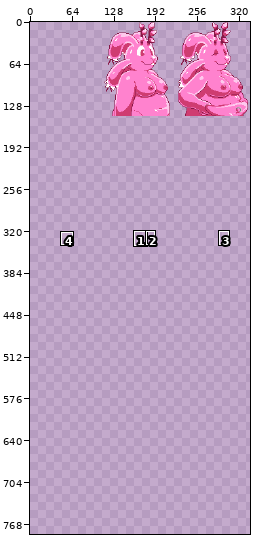
File history of a sprite sheet, assets/images/portraits-cerise.png. The picture above shows the old version from afar; the outline marks the close-up.
Close-up. First the earlier version:
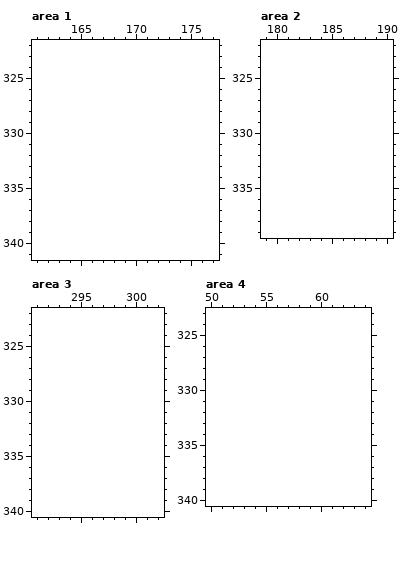
The file is 224x144 pixels. Shown: area 1: x 161..177, y 322..341; area 2: x 179..190, y 322..339; area 3: x 291..302, y 322..340; area 4: x 50..64, y 323..340. The old version is drawn lined up with the new one, on the new canvas. The wide view leaves out empty margins. The commit also changed other parts of the picture, which this record leaves out.
After the commit:
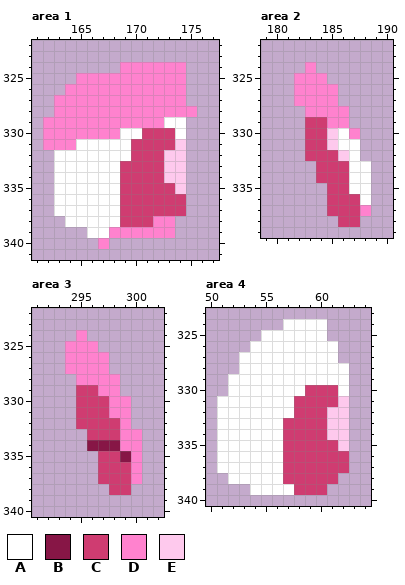
Palette (. is transparent): A #ffffff  B #871646  C #cf3c71  D #ff82ce  E #fec9ed
Difference:
canvas 224x144 -> 336x864, the old top-left corner now at 112,0
Area 1:
y 324: x 169..174 ...... -> DDDDDD
y 325: x 165..174 .......... -> DDDDDDDDDD
y 326: x 164..174 ........... -> DDDDDDDDDDD
y 327: x 163..174 ............ -> DDDDDDDDDDDD
y 328: x 163..175 ............. -> DDDDDDDDDDDDD
y 329: x 162..174 ............. -> DDDDDDDDDDDAA
y 330: x 162..174 ............. -> DDDDDDDAACCCA
y 331: x 162..174 ............. -> DDDAAAAACCCCE
y 332: x 163..174 ............ -> AAAAAAACCCEE
y 333..334: x 163..174 ............ -> AAAAAACCCCEE
y 335: x 163..174 ............ -> AAAAAACCCCCE
y 336..337: x 163..174 ............ -> AAAAAACCCCCC
y 338: x 164..173 .......... -> AAAAACCCDD
y 339: x 166..173 ........ -> AADDDDDD
y 340: x 167 . -> D
Area 2:
y 324: x 183 . -> D
y 325: x 182..184 ... -> DDD
y 326..327: x 182..185 .... -> DDDD
y 328: x 183..186 .... -> DDDD
y 329: x 183..186 .... -> CCDD
y 330: x 183..187 ..... -> CCEAD
y 331: x 183..187 ..... -> CCEAA
y 332: x 183..187 ..... -> CCCEA
y 333..334: x 184..188 ..... -> CCCAA
y 335: x 185..188 .... -> CCAA
y 336: x 185..188 .... -> CCCA
y 337: x 185..188 .... -> CCCD
y 338: x 186..187 .. -> CC
Area 3:
y 324: x 295 . -> D
y 325: x 294..296 ... -> DDD
y 326..327: x 294..297 .... -> DDDD
y 328: x 295..298 .... -> DDDD
y 329: x 295..298 .... -> CCDD
y 330..331: x 295..299 ..... -> CCCDD
y 332: x 295..299 ..... -> CCCCD
y 333: x 296..300 ..... -> CCCDD
y 334: x 296..300 ..... -> BBBDD
y 335: x 297..300 .... -> CCBD
y 336..337: x 297..300 .... -> CCCD
y 338: x 298..299 .. -> CC
Area 4:
y 324: x 57..60 .... -> AAAA
y 325: x 55..60 ...... -> AAAAAA
y 326: x 54..61 ........ -> AAAAAAAA
y 327: x 53..61 ......... -> AAAAAAAAA
y 328: x 53..62 .......... -> AAAAAAAAAA
y 329: x 52..62 ........... -> AAAAAAAAAAA
y 330: x 52..62 ........... -> AAAAAAACCCA
y 331: x 51..62 ............ -> AAAAAAACCCCE
y 332: x 51..62 ............ -> AAAAAAACCCEE
y 333..334: x 51..62 ............ -> AAAAAACCCCEE
y 335: x 51..62 ............ -> AAAAAACCCCCE
y 336..337: x 51..62 ............ -> AAAAAACCCCCC
y 338: x 52..61 .......... -> AAAAACCCCC
y 339: x 54..60 ....... -> AAAACCC
Where, in picture pixels (left, top, right, bottom), the same in both close-ups:
added: (43, 62, 197, 249)
added: (294, 62, 371, 227)
added: (65, 330, 142, 495)
added: (217, 319, 349, 495)
